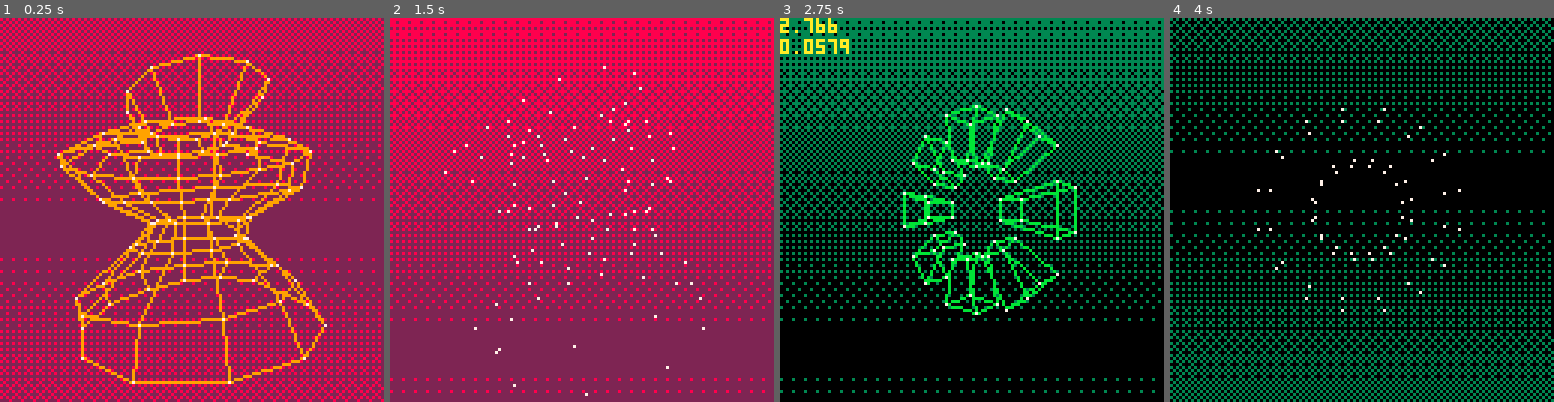
Above: before the commit, frames 1-4 (left to right).
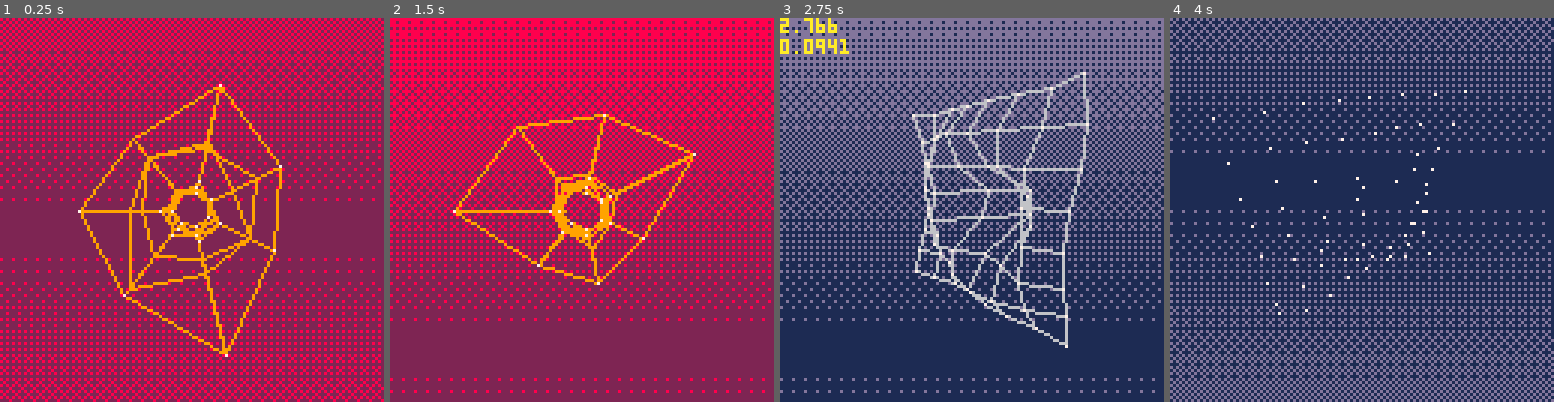
Above: after the commit, the same moments.

Repository: xavier/pico8
Game: PICO-8 cartridge srol.p8
Same seed, same stepped clock (60 frames per second), same inputs: the game is played once before the commit and once after it.
Inputs:
- Up to frame 1 (0.25 s): no input
- Up to frame 2 (1.5 s): tap X (X key) at 0.33, 1.07 s; tap O (Z key) at 0.7 s
- Up to frame 3 (2.75 s): hold Right 1.6-2.1 s; tap O (Z key) at 1.7, 2.1, 2.5 s; tap X (X key) at 1.85 s; hold Right from 2.47 s (still down)
- Up to frame 4 (4 s): tap O (Z key) at 2.9, 3.3, 3.7 s; tap X (X key) at 2.97 s; release Right at 3.03 s; hold Left 3.08-3.58 s

The runs differ from the first frame. In frame 1, 13% of the frame differs, in the area x 14-86%, y 9-96%; in frame 2, 4.0%; in frame 3, 99%; in frame 4, 100%, in the area x 0-100%, y 0-100%.

Commit message:
Add top/bottom to cylinder, buggy tunel

Diff:
--- a/srol.p8
+++ b/srol.p8
@@ -153,6 +153,10 @@
 
 function sample(ary)
  return ary[1 + rnd(#ary - 1)]
+end
+
+function next_index(ary, idx)
+ return (idx % #ary) + 1
 end
 
 -- 3d engine
@@ -247,6 +251,12 @@
 function generate_cylinder_mesh(nv, nh, s)
  local mesh = new_mesh()
 
+ -- top and bottom
+ add(mesh.vertices, {0, s[2] * 0.5, 0})
+ add(mesh.vertices, {0, -s[2] * 0.5, 0})
+ add(mesh.points, {x=0, y=0})
+ add(mesh.points, {x=0, y=0})
+
  for i=0,(nv-1) do
   local y = (0.5-i*(1/nv)) * s[2]
   if false and (i == 0 or i == (nv-1)) then
@@ -265,10 +275,15 @@
 
  for i=1,nv do
   for j=1,nh do
-  local offset = (i-1) * nh
+   local offset = 2 + (i-1) * nh
    add(mesh.edges, {offset+j, offset+(j%nh)+1})
-   if (i > 1) then
+   if i == 1 then
+    add(mesh.edges, {offset+j, 1})
+   else
     add(mesh.edges, {offset+j-nh, offset+j})
+    if i == nv then
+     add(mesh.edges, {offset+j, 2})
+    end
    end
   end
  end
@@ -457,7 +472,65 @@
  centered_text_lines(credits_screens[credits_screen_index])
 end
 
+
+function part_tunnel_update(t)
+ tunnel_rings = {}
+
+ local nrings = 9
+ local ndots = 7
+ local depth = -100
+ local zoffset = (t * 15) % abs(depth)
+
+ for r=1,nrings do
+  local ring = {}
+  local z = (depth / r) + zoffset
+  if z >= -20 then
+   z = depth
+  end
+  for i=1,ndots do
+   local a = (i/ndots)
+   local radius = 10 + 3*sin(t*.25+ring_seeds[r]*ring_seeds[i]*i)
+   local v={cos(a)*radius, sin(a)*radius, z}
+   add(ring, projectv(v))
+  end
+  add(tunnel_rings, ring)
+ end
+end
+
+function part_tunnel_draw()
+ local mypal = palettes.red
+
+ draw_dithered_background(mypal.bg, timer)
+
+ for i=1,#tunnel_rings-1 do
+  local ring = tunnel_rings[i]
+  for j=1,#ring do
+   local p1 = ring[j]
+   local p2 = ring[next_index(ring, j)]
+   local p3 = tunnel_rings[i+1][j]
+   line(p1.x, p1.y, p2.x, p2.y, mypal.fg)
+   line(p1.x, p1.y, p3.x, p3.y, mypal.fg)
+   pset(p1.x, p1.y, 7)
+  end
+ end
+end
+
 parts = {
+ -- 1. rays
+ -- 2. red lhc circle
+ -- 3. red lhc tunnel
+ -- 4. red/green lhc tunnel
+ -- 5. green landscape flyby
+ -- 6. red cylinder
+ -- 6. blue shaded landscape
+ --    "hmmm / moving lightsource and shadow / woww"
+ -- 7. red tunnel
+ --   "the sea robot of love"
+ -- 8. blue wave
+ --    "float robot float / if thy degrade yourself / thy shall be upgrade / thy shall not make whores"
+ -- 9. tv swno credits
+ --    "forever loving robot / its the human robot of love / ... are of this great love"
+ {part_tunnel_update, part_tunnel_draw},
  {part_cylinder_update, part_cylinder_draw},
  {part_wave_update, part_wave_draw},
  {part_lhc_update, part_lhc_draw},
@@ -485,24 +558,33 @@
  local nv = 9
  cylinder_mesh = generate_cylinder_mesh(nv, nh, {2.5, 7, 2.5})
  cylinder_mesh.vertex_transform = function (t, i, v)
-  local wave = sin(t*0.5)
-  local y = (i/nh)
-  local wavelet = cos(t*0.8+(y/nv)*2)
-  local warp = {
-   1+.5*wavelet,
-   1+0.25*wavelet,
-   1+.2*wavelet
-  }
+  local rv = nil
+  if i > 2 then
+   i -= 2
+   local wave = sin(t*0.5)
+   local y = (i/nh)
+   local wavelet = cos(t*0.8+(y/nv)*2)
+   local warp = {
+    1+.5*wavelet,
+    1+0.25*wavelet,
+    1+.2*wavelet
+   }
+   rv = scalev(v, warp)
+  else
+   -- top and bottom
+   rv = {v[1], v[2] + 1.5*sin(t+i*.7), v[3]}
+  end
+  -- final transform
   return addv(
-   rotatev_z(
-    rotatev_y(
-     scalev(v, warp),
-     t*0.1
+    rotatev_z(
+     rotatev_y(
+      rv,
+      t*0.1
+     ),
+     0.03 * sin(t*0.2)
     ),
-    0.03 * sin(t*0.2)
-   ),
-   {0, 0, 5}
-  )
+    {0, 0, 5}
+   )
  end
 
 
@@ -513,6 +595,11 @@
  trench_mesh = generate_plane_mesh(12, 0.2, zfun_landscape)
  trench_mesh.vertex_transform = function (t, i, v)
   return rotatev_y(rotatev_x(v, -0.15), t*0.1)
+ end
+
+ ring_seeds = {}
+ for i=1,50 do
+  add(ring_seeds, rnd())
  end
 
 end
